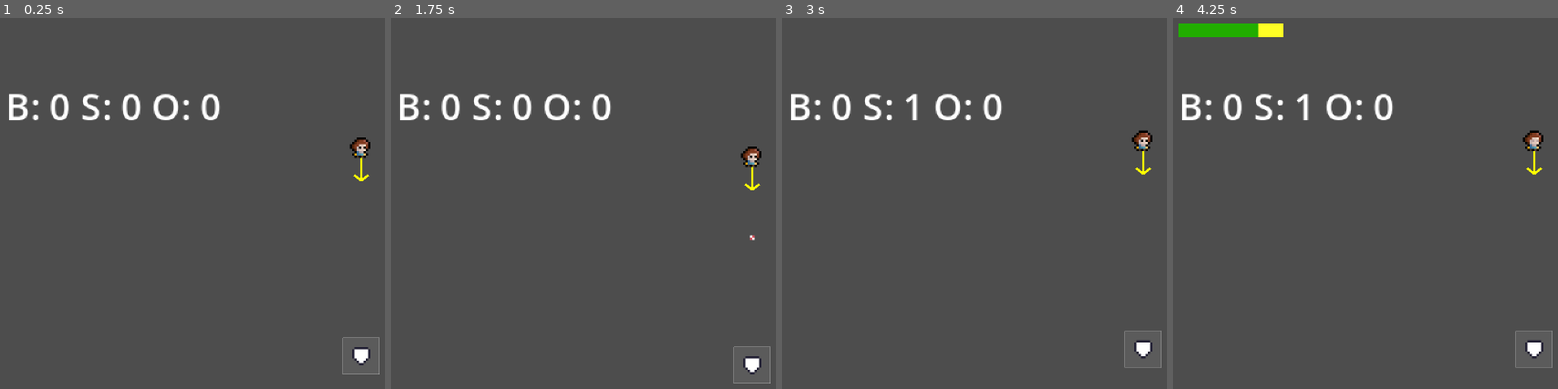
Above: before the commit, frames 1-4 (left to right).
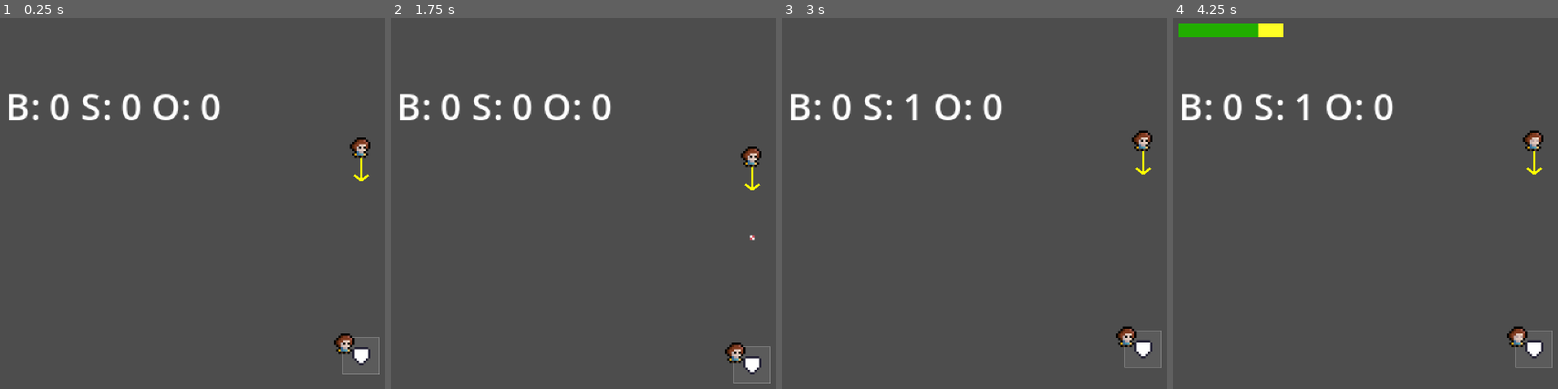
Above: after the commit, the same moments.

Repository: LunchBoxValley/base_quest
Game: Godot game, scene res://scenes/main/main.tscn
Same seed, same stepped clock (60 frames per second), same inputs: the game is played once before the commit and once after it.
Inputs:
- Up to frame 1 (0.25 s): no input
- Up to frame 2 (1.75 s): tap Enter (pitch) at 0.5, 0.6, 1.55 s; tap X (swing, bound only after the commit) at 0.8, 1.35 s; tap Space at 1.25 s
- Up to frame 3 (3 s): tap Left (aim_left) at 2.1 s; tap X (swing, bound only after the commit) at 2.3 s; tap Right (aim_right) at 2.85 s
- Up to frame 4 (4.25 s): tap Enter (pitch) at 3.05, 3.6 s; tap X (swing, bound only after the commit) at 3.8 s

The runs differ from the first frame. In frame 1, 0.2% of the frame differs, in the area x 86-93%, y 85-91%; in frame 2, 0.2%; in frame 3, 0.2%; in frame 4, 0.2%.

Commit message:
update 07
added ball animation

Diff:
--- a/UI/umpire_hud.gd
+++ b/UI/umpire_hud.gd
@@ -1,8 +1,8 @@
-# res://ui/UmpireHUD.gd
 extends Control
 class_name UmpireHUD
 
 @export var home_plate_path: NodePath
+@export var batter_path: NodePath        # ← NEW: drag your Batter node here
 @export var call_flash_time: float = 0.7
 @export var anchor_corner: int = Control.PRESET_TOP_LEFT
 @export var anchor_offset: Vector2 = Vector2(4, 4)
@@ -28,6 +28,7 @@
 
 	lbl_call.text = ""
 	_wire_plate()
+	_wire_batter()  # ← NEW
 	_render()
 
 	if not timer.timeout.is_connected(_on_call_timer_timeout):
@@ -42,6 +43,17 @@
 		plate.called_strike.connect(_on_called_strike)
 	if not plate.called_ball.is_connected(_on_called_ball):
 		plate.called_ball.connect(_on_called_ball)
+
+func _wire_batter() -> void:
+	var bat := get_node_or_null(batter_path)
+	if bat == null:
+		push_warning("[UmpireHUD] batter_path not set (HIT! flash will be skipped).")
+		return
+	if bat.has_signal("hit") and not bat.hit.is_connected(_on_batter_hit):
+		bat.hit.connect(_on_batter_hit)
+
+func _on_batter_hit() -> void:
+	_flash_call("HIT!")   # doesn’t change counts; just a hype call
 
 func _on_called_strike() -> void:
 	strikes += 1
--- a/entities/ball/ball.gd
+++ b/entities/ball/ball.gd
@@ -1,3 +1,4 @@
+# res://entities/ball.gd
 extends Node2D
 class_name Ball
 
@@ -6,13 +7,22 @@
 @export var speed: float = 220.0
 @export var max_travel: float = 200.0
 
+@export_group("Spin")
+@export var spin_fps: float = 18.0          # fallback rotation rate if no AnimatedSprite2D
+@export var anim_speed_scale: float = 1.0    # multiplier for AnimatedSprite2D speed
+
 var _velocity := Vector2.ZERO
 var _active := false
 var _start_pos := Vector2.ZERO
 
+@onready var anim: AnimatedSprite2D = $Anim         # optional child
+@onready var sprite: Sprite2D = $Sprite             # optional fallback
+var _spin_t := 0.0
+var _spin_active := false
+
 func _ready() -> void:
-	# Hide until pitched; parent visibility will also affect the Sprite2D child.
 	visible = false
+	add_to_group("balls")
 
 func pitch_from(start_global: Vector2, direction: Vector2 = Vector2.DOWN, custom_speed: float = -1.0) -> void:
 	global_position = start_global
@@ -20,14 +30,60 @@
 	_velocity = direction.normalized() * (speed if custom_speed <= 0.0 else custom_speed)
 	_active = true
 	visible = true
+	_start_spin()
+
+func deflect(direction: Vector2, new_speed: float) -> void:
+	_velocity = direction.normalized() * new_speed
+	_active = true
+	_start_pos = global_position
+	max_travel = max(max_travel, 260.0)
+	_start_spin()
+
+func _start_spin() -> void:
+	# Prefer AnimatedSprite2D if present and it has frames
+	if anim and anim.sprite_frames:
+		var frames := anim.sprite_frames
+		var name := "spin"
+		# In Godot 4, has_animation() lives on SpriteFrames
+		if frames.has_animation(name):
+			anim.animation = name
+		else:
+			var names := frames.get_animation_names()
+			if names.size() > 0:
+				anim.animation = names[0]
+			else:
+				# No animations at all → fallback to manual rotation
+				_spin_t = 0.0
+				_spin_active = true
+				return
+		anim.speed_scale = anim_speed_scale
+		anim.play()
+		_spin_active = false
+	else:
+		# No AnimatedSprite2D → rotate a plain Sprite2D as a tiny “spin” effect
+		_spin_t = 0.0
+		_spin_active = true
+
+func _stop_spin() -> void:
+	if anim:
+		anim.stop()
+	_spin_active = false
+	if sprite:
+		sprite.rotation = 0.0
+
+func _process(delta: float) -> void:
+	if _spin_active and sprite:
+		_spin_t += delta * spin_fps
+		var idx := int(_spin_t) % 4
+		sprite.rotation = float(idx) * 0.5 * PI  # 0°, 90°, 180°, 270°
 
 func _physics_process(delta: float) -> void:
 	if not _active:
 		return
 	global_position += _velocity * delta
 
-	# Lifetime cap: free once we've traveled far enough (Pitcher may override max_travel)
 	if global_position.distance_to(_start_pos) >= max_travel:
 		_active = false
+		_stop_spin()
 		out_of_play.emit()
 		queue_free()
--- a/entities/ball/ball.tscn
+++ b/entities/ball/ball.tscn
@@ -1,21 +1,27 @@
-[gd_scene load_steps=4 format=3 uid="uid://dfdc3plqb0gjy"]
+[gd_scene load_steps=5 format=3 uid="uid://dfdc3plqb0gjy"]
 
 [ext_resource type="Script" uid="uid://bcwqse17snrhp" path="res://entities/ball/ball.gd" id="1_61umk"]
 [ext_resource type="Texture2D" uid="uid://pgj5nf7q26x0" path="res://assets/sprites/ball.png" id="2_jyt08"]
+[ext_resource type="Texture2D" uid="uid://bjewe6x3eroto" path="res://assets/sprites/ball2.png" id="3_w5wpn"]
 
 [sub_resource type="SpriteFrames" id="SpriteFrames_w5wpn"]
 animations = [{
 "frames": [{
 "duration": 1.0,
 "texture": ExtResource("2_jyt08")
+}, {
+"duration": 1.0,
+"texture": ExtResource("3_w5wpn")
 }],
 "loop": true,
-"name": &"default",
+"name": &"spin",
 "speed": 5.0
 }]
 
 [node name="Ball" type="Node2D"]
 script = ExtResource("1_61umk")
 
-[node name="AnimatedSprite2D" type="AnimatedSprite2D" parent="."]
+[node name="Anim" type="AnimatedSprite2D" parent="."]
 sprite_frames = SubResource("SpriteFrames_w5wpn")
+animation = &"spin"
+autoplay = "spin"
--- /dev/null
+++ b/entities/batter/batter.gd
@@ -0,0 +1,79 @@
+extends Node2D
+class_name Batter
+
+signal hit   # ← NEW: HUD listens for this
+
+@export var home_plate_path: NodePath
+@export var swing_window: float = 0.12
+@export var hit_radius_px: float = 8.0
+@export var contact_speed: float = 260.0
+@export var bat_offset: Vector2 = Vector2(0, -2)
+
+@onready var sprite: AnimatedSprite2D = $Sprite
+var _plate: Node2D
+var _swing_t: float = 0.0
+var _did_contact: bool = false
+
+func _ready() -> void:
+	_plate = get_node_or_null(home_plate_path)
+	if not InputMap.has_action("swing"):
+		InputMap.add_action("swing")
+		var ev := InputEventKey.new()
+		ev.keycode = KEY_X
+		InputMap.action_add_event("swing", ev)
+	set_physics_process(true)
+
+func _unhandled_input(event: InputEvent) -> void:
+	if Input.is_action_just_pressed("swing"):
+		_swing_t = swing_window
+		_did_contact = false
+		_play_swing_pose()
+
+func _physics_process(delta: float) -> void:
+	if _swing_t > 0.0:
+		_swing_t -= delta
+		if not _did_contact:
+			_check_contact()
+	else:
+		_reset_pose()
+
+func _contact_point() -> Vector2:
+	var base := (_plate.global_position if is_instance_valid(_plate) else global_position)
+	return base + bat_offset
+
+func _check_contact() -> void:
+	var p := _contact_point()
+	var min_y := (_plate.global_position.y - 10.0) if is_instance_valid(_plate) else (global_position.y - 10.0)
+	var max_y := (_plate.global_position.y + 6.0)  if is_instance_valid(_plate) else (global_position.y + 6.0)
+
+	for node in get_tree().get_nodes_in_group("balls"):
+		if not (node is Ball): continue
+		var b := node as Ball
+		var pos := b.global_position
+		if pos.y >= min_y and pos.y <= max_y and pos.distance_to(p) <= hit_radius_px:
+			_did_contact = true
+			_on_contact(b, p)
+			break
+
+func _on_contact(ball: Ball, hitpos: Vector2) -> void:
+	var plate_x := (_plate.global_position.x if is_instance_valid(_plate) else global_position.x)
+	var dx = clamp((hitpos.x - plate_x) / 12.0, -1.0, 1.0)
+	var dir := Vector2(dx * 0.6, -1.0).normalized()
+	ball.deflect(dir, contact_speed)
+
+	var cam := get_tree().get_first_node_in_group("game_camera")
+	if cam and cam.has_method("kick"):
+		cam.kick(2.0, 0.12)
+
+	hit.emit()  # ← tell the HUD
+
+func _play_swing_pose() -> void:
+	if sprite:
+		sprite.rotation = deg_to_rad(-18)
+
+func _reset_pose() -> void:
+	if sprite:
+		if abs(sprite.rotation) > 0.001:
+			sprite.rotation = lerp(sprite.rotation, 0.0, 0.35)
+		else:
+			sprite.rotation = 0.0
--- /dev/null
+++ b/entities/batter/batter.tscn
@@ -0,0 +1,76 @@
+[gd_scene load_steps=12 format=3 uid="uid://cmxbvj2cl018o"]
+
+[ext_resource type="Script" uid="uid://dv0y5gifgt65s" path="res://entities/batter/batter.gd" id="1_v8vae"]
+[ext_resource type="Texture2D" uid="uid://x7w2370dnhh" path="res://assets/sprites/Minifantasy_NPCsCarpenterIdle.png" id="2_mreuv"]
+
+[sub_resource type="AtlasTexture" id="AtlasTexture_hespc"]
+atlas = ExtResource("2_mreuv")
+region = Rect2(0, 0, 32, 32)
+
+[sub_resource type="AtlasTexture" id="AtlasTexture_wb8cc"]
+atlas = ExtResource("2_mreuv")
+region = Rect2(32, 0, 32, 32)
+
+[sub_resource type="AtlasTexture" id="AtlasTexture_yhulh"]
+atlas = ExtResource("2_mreuv")
+region = Rect2(64, 0, 32, 32)
+
+[sub_resource type="AtlasTexture" id="AtlasTexture_ftdtv"]
+atlas = ExtResource("2_mreuv")
+region = Rect2(96, 0, 32, 32)
+
+[sub_resource type="AtlasTexture" id="AtlasTexture_nxia4"]
+atlas = ExtResource("2_mreuv")
+region = Rect2(128, 0, 32, 32)
+
+[sub_resource type="AtlasTexture" id="AtlasTexture_3jnd2"]
+atlas = ExtResource("2_mreuv")
+region = Rect2(160, 0, 32, 32)
+
+[sub_resource type="AtlasTexture" id="AtlasTexture_0iw5r"]
+atlas = ExtResource("2_mreuv")
+region = Rect2(192, 0, 32, 32)
+
+[sub_resource type="AtlasTexture" id="AtlasTexture_cdvun"]
+atlas = ExtResource("2_mreuv")
+region = Rect2(224, 0, 32, 32)
+
+[sub_resource type="SpriteFrames" id="SpriteFrames_r4whh"]
+animations = [{
+"frames": [{
+"duration": 1.0,
+"texture": SubResource("AtlasTexture_hespc")
+}, {
+"duration": 1.0,
+"texture": SubResource("AtlasTexture_wb8cc")
+}, {
+"duration": 1.0,
+"texture": SubResource("AtlasTexture_yhulh")
+}, {
+"duration": 1.0,
+"texture": SubResource("AtlasTexture_ftdtv")
+}, {
+"duration": 1.0,
+"texture": SubResource("AtlasTexture_nxia4")
+}, {
+"duration": 1.0,
+"texture": SubResource("AtlasTexture_3jnd2")
+}, {
+"duration": 1.0,
+"texture": SubResource("AtlasTexture_0iw5r")
+}, {
+"duration": 1.0,
+"texture": SubResource("AtlasTexture_cdvun")
+}],
+"loop": true,
+"name": &"idle",
+"speed": 5.0
+}]
+
+[node name="Batter" type="Node2D"]
+script = ExtResource("1_v8vae")
+
+[node name="Sprite" type="AnimatedSprite2D" parent="."]
+sprite_frames = SubResource("SpriteFrames_r4whh")
+animation = &"idle"
+autoplay = "idle"
--- a/project.godot
+++ b/project.godot
@@ -56,6 +56,12 @@
 , Object(InputEventJoypadButton,"resource_local_to_scene":false,"resource_name":"","device":-1,"button_index":14,"pressure":0.0,"pressed":true,"script":null)
 ]
 }
+swing={
+"deadzone": 0.2,
+"events": [Object(InputEventJoypadButton,"resource_local_to_scene":false,"resource_name":"","device":-1,"button_index":1,"pressure":0.0,"pressed":true,"script":null)
+, Object(InputEventKey,"resource_local_to_scene":false,"resource_name":"","device":-1,"window_id":0,"alt_pressed":false,"shift_pressed":false,"ctrl_pressed":false,"meta_pressed":false,"pressed":false,"keycode":0,"physical_keycode":88,"key_label":0,"unicode":120,"location":0,"echo":false,"script":null)
+]
+}
 
 [rendering]
 
--- a/scenes/main/main.tscn
+++ b/scenes/main/main.tscn
@@ -1,9 +1,10 @@
-[gd_scene load_steps=6 format=3 uid="uid://h45lxg1qdbak"]
+[gd_scene load_steps=7 format=3 uid="uid://h45lxg1qdbak"]
 
 [ext_resource type="PackedScene" uid="uid://b3csctfbk3plb" path="res://entities/pitcher/pitcher.tscn" id="1_hyk8p"]
 [ext_resource type="Script" uid="uid://cxwxvil8ox2ja" path="res://scenes/main/camera_2d.gd" id="1_k2fmo"]
 [ext_resource type="PackedScene" uid="uid://u2rstsvds5jn" path="res://entities/homeplate/home_plate.tscn" id="2_k2fmo"]
 [ext_resource type="PackedScene" uid="uid://ct6sofvklorvw" path="res://UI/pitch_meter.tscn" id="4_l3cfh"]
+[ext_resource type="PackedScene" uid="uid://cmxbvj2cl018o" path="res://entities/batter/batter.tscn" id="4_ow5a4"]
 [ext_resource type="PackedScene" uid="uid://dwbatm1w3v8ha" path="res://UI/umpire_hud.tscn" id="5_6q06x"]
 
 [node name="Main" type="Node2D"]
@@ -25,6 +26,9 @@
 position = Vector2(160, 60)
 home_plate_path = NodePath("../../HomePlate")
 pitch_meter_path = NodePath("../../HUD/pitch_meter")
+
+[node name="Batter" parent="Entities" instance=ExtResource("4_ow5a4")]
+position = Vector2(153, 146)
 
 [node name="HUD" type="CanvasLayer" parent="."]
 layer = 10
@@ -54,3 +58,4 @@
 grow_horizontal = 1
 grow_vertical = 0
 home_plate_path = NodePath("../../HomePlate")
+batter_path = NodePath("../../Entities/Batter")
Binary file added: assets/sprites/ball1.png
Not shown, added: assets/sprites/ball1.png.import
Binary file added: assets/sprites/ball2.png
Not shown, added: assets/sprites/ball2.png.import
Not shown, added: entities/batter/batter.gd.uid
